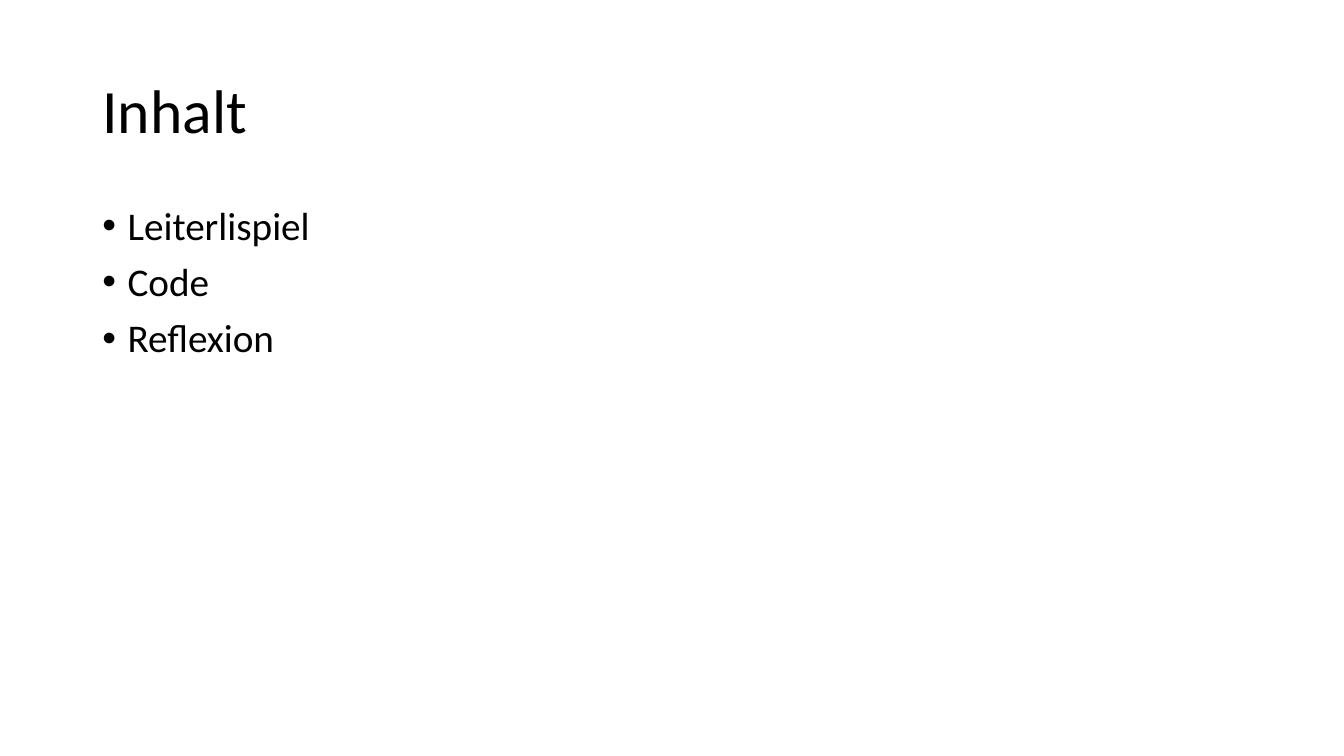
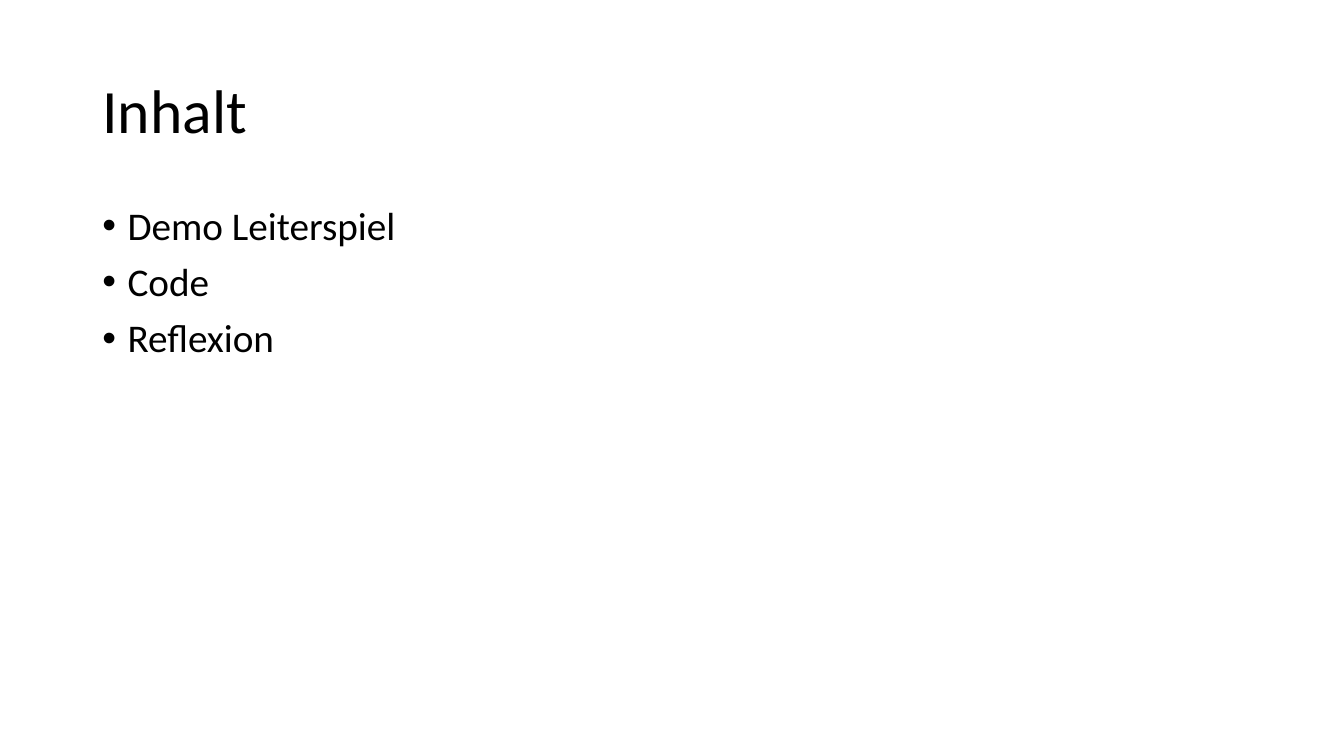
Before and after one commit to anna-staub/leiterlispiel, a slide deck: slide 2 of documents/Gruppe_C_Praesentation.pptx. Drawn at 1344x756 pixels with LibreOffice and Linux fonts; fonts in the diff are those of the drawing. Boxes give left, top, right and bottom in pixels: in the first picture for what was removed or moved away, otherwise in the second. Text is boxed around its words. In the diff, an @@ line names an element or a change of style, - is before the commit and + after.

```diff
--- a/documents/Gruppe_C_Praesentation.pptx
+++ b/documents/Gruppe_C_Praesentation.pptx
@@ text at <box>128,212,395,247</box>: text changed @@
-• Leiterlispiel
+• Demo Leiterspiel
```
Also in this commit, not shown: 1 other slide changed, 1 other file.
